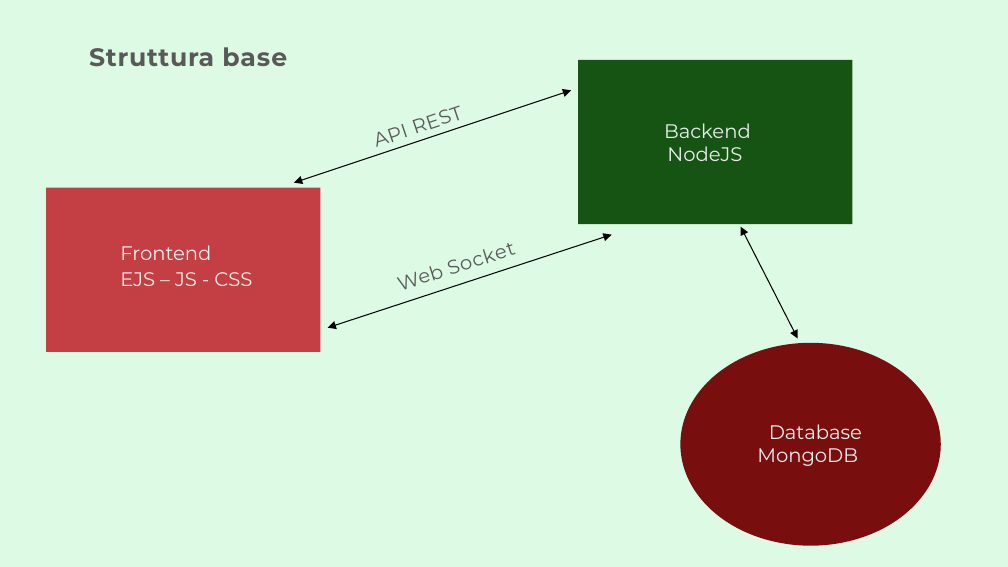
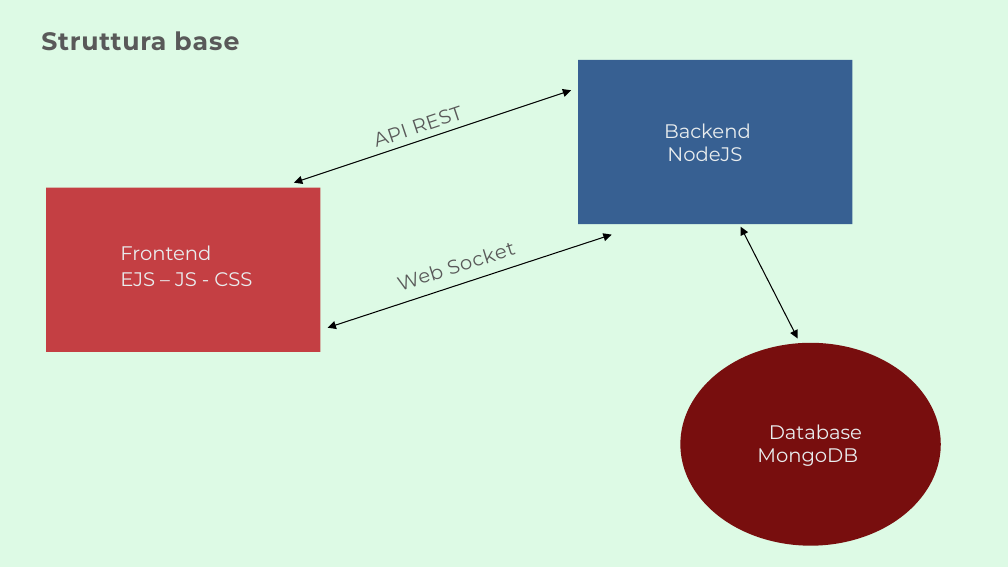
Before and after one commit to GioPec/progetto-rc, a slide deck: slide 3 of SpotiX.pptx. Drawn at 1008x567 pixels with LibreOffice and Linux fonts; fonts in the diff are those of the drawing. Boxes give left, top, right and bottom in pixels: in the first picture for what was removed or moved away, otherwise in the second. Text is boxed around its words. In the diff, an @@ line names an element or a change of style, - is before the commit and + after.

Commit message:
pptx

```diff
--- a/SpotiX.pptx
+++ b/SpotiX.pptx
@@ text "Struttura base": place and size @@
-text "Struttura base" at [89, 47, 287, 67]
+text "Struttura base" at [41, 31, 239, 51]
@@ rectangle at [578, 59, 852, 224]: fill #165413 to #376092 @@
```
Also in this commit, not shown: 5 other slides changed, 1 other file.
